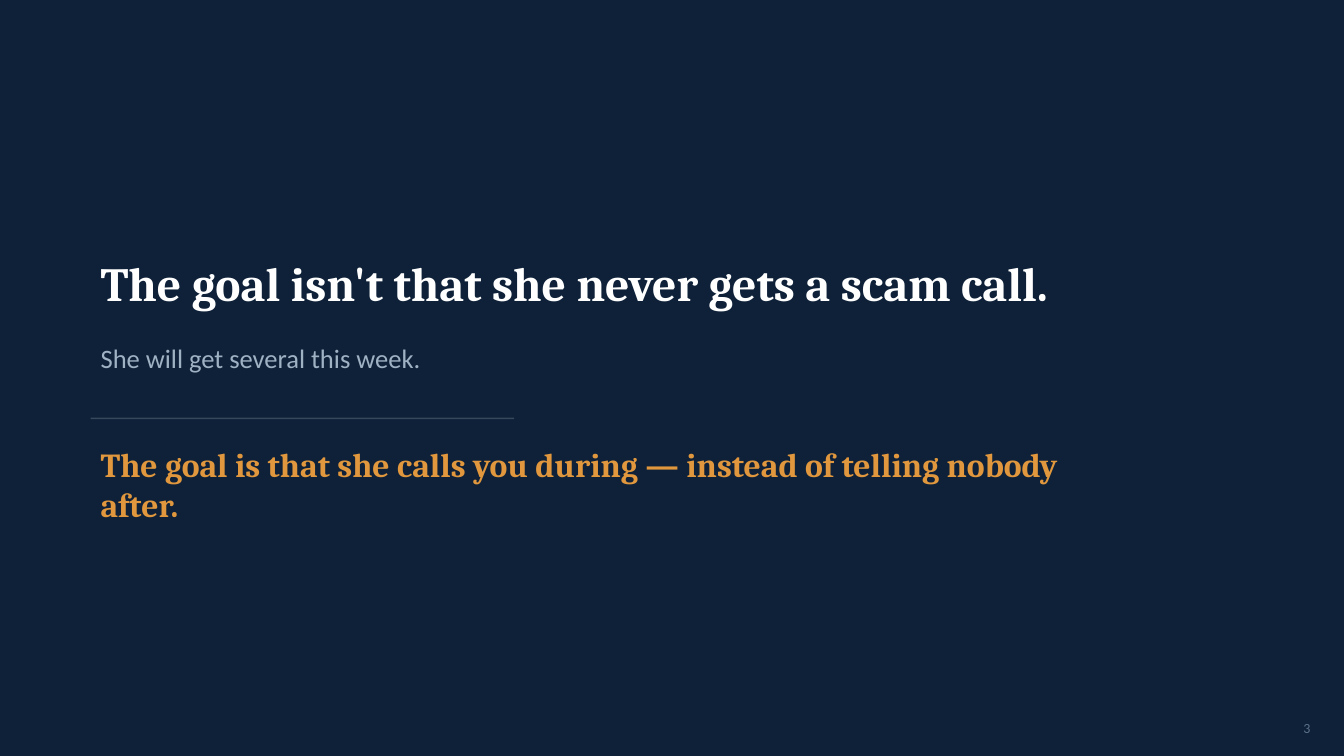
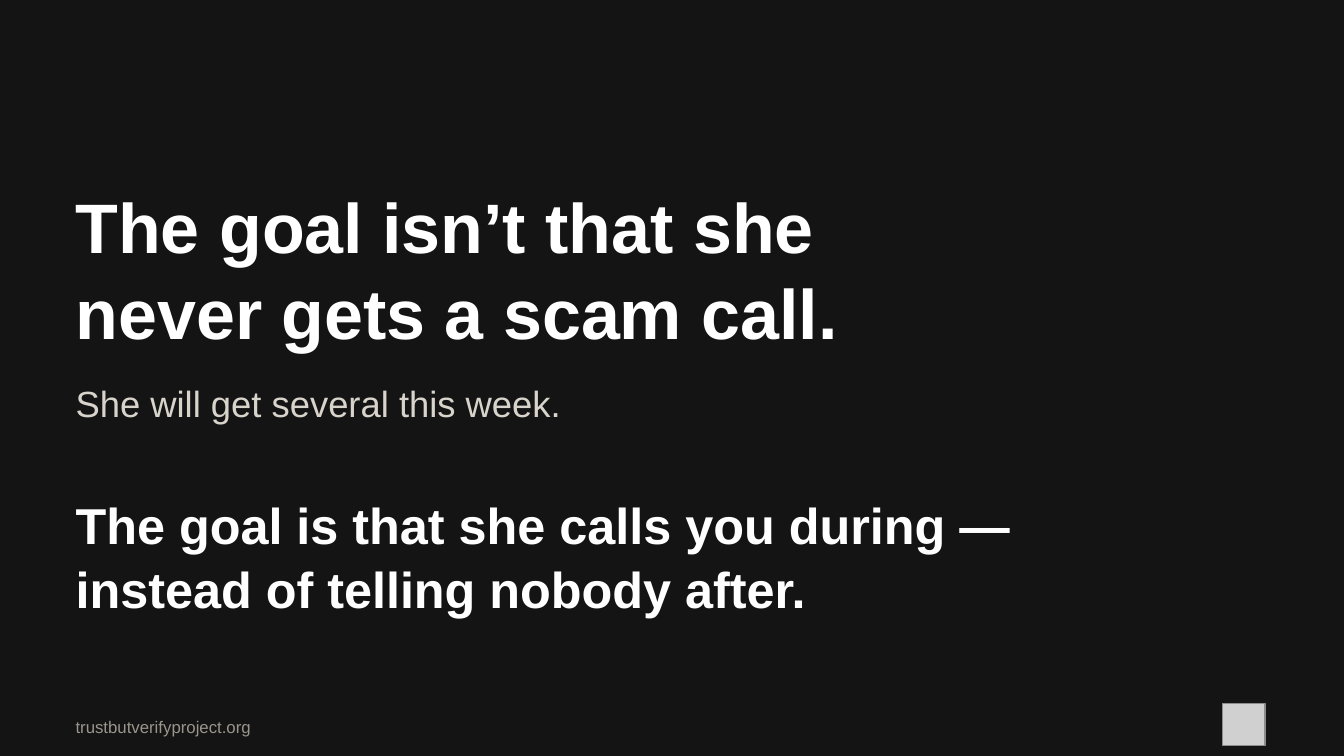
Before and after one commit to brettmorrison/trust-but-verify, a slide deck: slide 3 of formats/talk/trust-but-verify-for-family.pptx. Drawn at 1344x756 pixels with LibreOffice and Linux fonts; fonts in the diff are those of the drawing; grey boxes stand for pictures. Boxes give left, top, right and bottom in pixels: in the first picture for what was removed or moved away, otherwise in the second. Text is boxed around its words. In the diff, an @@ line names an element or a change of style, - is before the commit and + after.

```diff
--- a/formats/talk/trust-but-verify-for-family.pptx
+++ b/formats/talk/trust-but-verify-for-family.pptx
@@ background #0E2138 to #141414 @@
@@ text at (x1=76, y1=202, x2=838, y2=353): text changed; size 34 to 50 pt; font Cambria to Arial @@
-The goal isn't that she never gets a scam call.
+The goal isn’t that she
+never gets a scam call.
@@ text "She will get several this ..." moved from (x1=101, y1=349, x2=420, y2=373) to (x1=76, y1=390, x2=561, y2=425) @@
@@ text "She will get several this ..." at (x1=76, y1=390, x2=561, y2=425): size 19 to 26 pt, font Calibri to Arial, text colour #9FB2C4 to #D8D4CC @@
@@ line removed from (91, 418) to (514, 418) @@
@@ text at (x1=76, y1=507, x2=946, y2=618): text changed; size 24 to 36 pt; font Cambria to Arial; text colour #E0973D to #FFFFFF @@
-The goal is that she calls you during — instead of telling nobody after.
+The goal is that she calls you during —
+instead of telling nobody after.
@@ picture added at (x1=1223, y1=704, x2=1265, y2=746) @@
@@ text added at (x1=76, y1=721, x2=251, y2=737), 12 pt, text #9A958C @@
+trustbutverifyproject.org
@@ text removed at (x1=1303, y1=724, x2=1310, y2=733) @@
-3
```
Also in this commit, not shown: 11 other slides changed, 14 other files.
